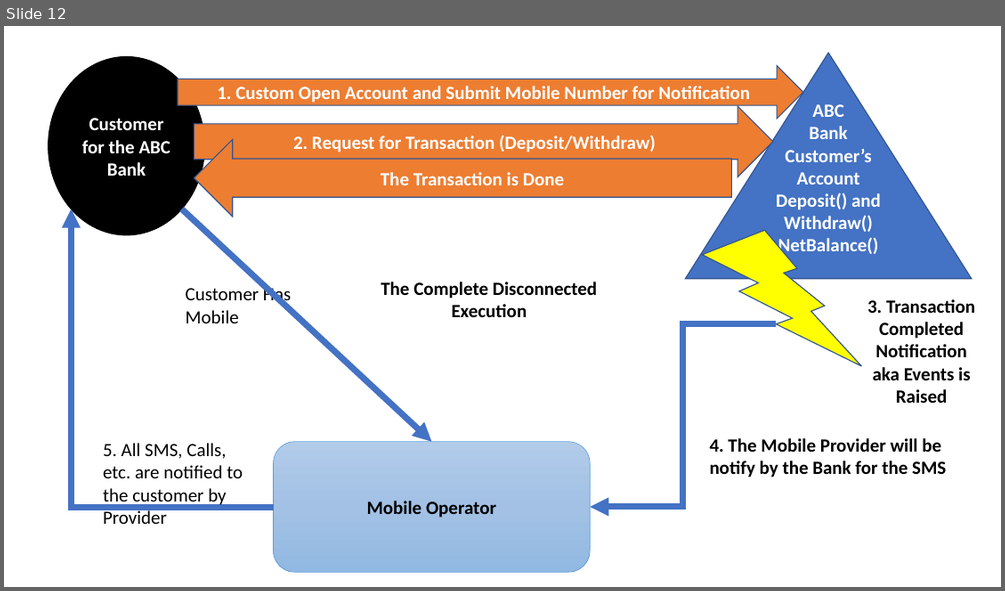
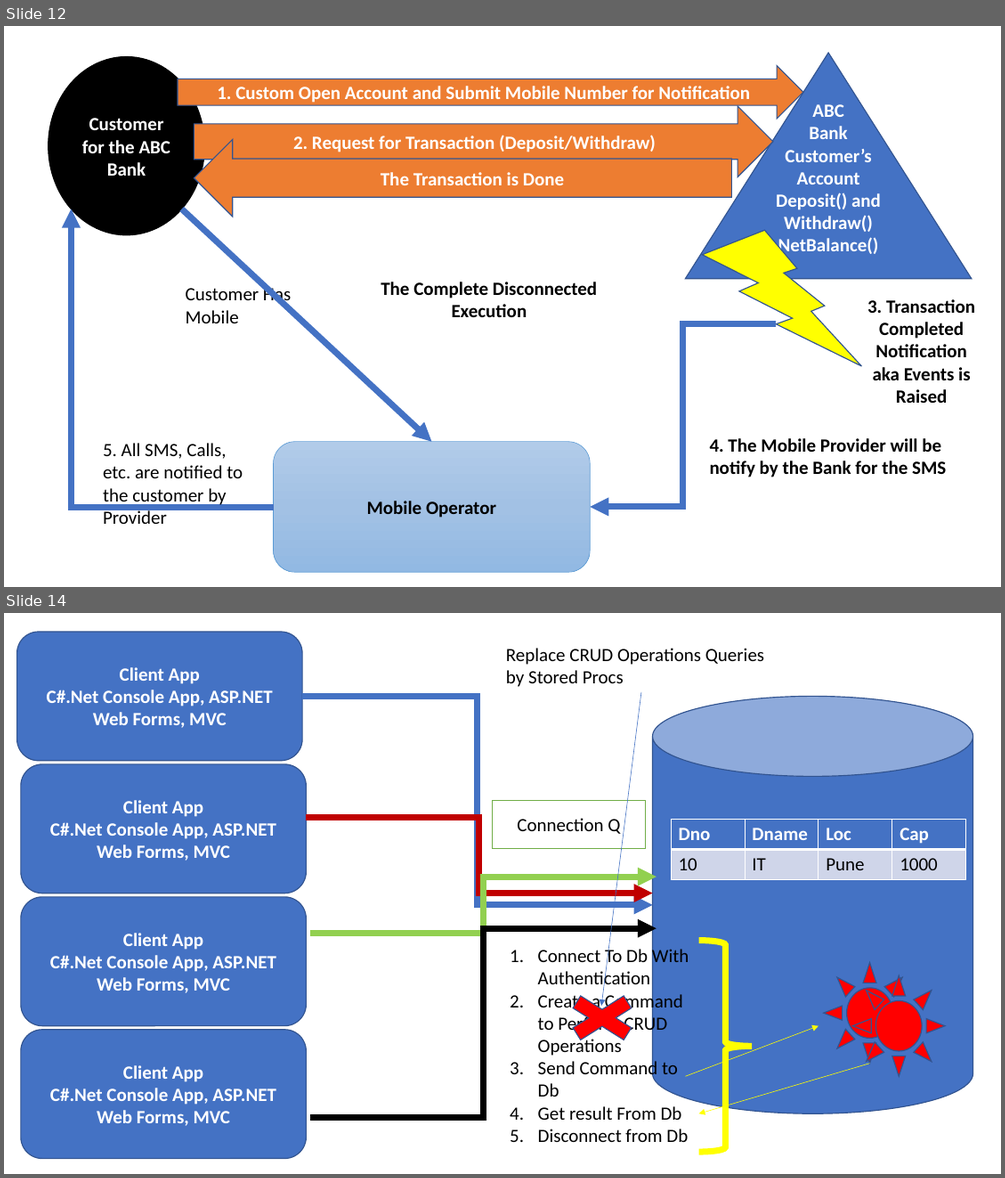
Before and after one commit to maheshsabnis/NetFrwk_Projects, a slide deck: Training-Images.pptx. Shown one above the other, each under a label of ours: slide 12 before the commit, slides 12 and 14 after it; the slides between them are not shown. The pictures are 1005x591 and 1005x1178 pixels, drawn with LibreOffice and Linux fonts; fonts in the diff are those of the drawing. Boxes give left, top, right and bottom in pixels: in the first picture for what was removed or moved away, otherwise in the second. Text is boxed around its words. In the diff, an @@ line names an element or a change of style, - is before the commit and + after.

```diff
--- a/Training-Images.pptx
+++ b/Training-Images.pptx
@@ slide 14 added at (4,613,1001,1174), background #FFFFFF @@
@@ rounded rectangle added at (16,632,302,761), fill #4472C4, outline #325491 1 pt, 18 pt, text #FFFFFF, bold @@
+Client App
+C#.Net Console App, ASP.NET Web Forms, MVC
@@ text added at (506,648,764,687), 18 pt, text #000000 @@
+Replace CRUD Operations Queries by Stored Procs
@@ arrow added from (641, 692) to (601, 1005), #4472C4 0.5 pt @@
@@ elbow arrow added from (302, 696) to (652, 905), #4472C4 6 pt @@
@@ cylinder added at (652,696,973,1113), fill #4472C4, outline #325491 1 pt @@
@@ rounded rectangle added at (20,764,306,892), fill #4472C4, outline #325491 1 pt, 18 pt, text #FFFFFF, bold @@
+Client App
+C#.Net Console App, ASP.NET Web Forms, MVC
@@ elbow arrow added from (306, 817) to (652, 892), #C00000 6 pt @@
@@ rectangle added at (493,801,646,849), fill #FFFFFF, outline #70AD47 1 pt, 18 pt, text #000000 @@
+Connection Q
@@ table added at (671,819,967,880), 2 rows, 4 columns @@
+Dno | Dname | Loc | Cap
+10 | IT | Pune | 1000
@@ elbow arrow added from (310, 933) to (656, 877), #92D050 6 pt @@
@@ rounded rectangle added at (20,897,306,1026), fill #4472C4, outline #325491 1 pt, 18 pt, text #FFFFFF, bold @@
+Client App
+C#.Net Console App, ASP.NET Web Forms, MVC
@@ elbow arrow added from (310, 1117) to (656, 929), #000000 6 pt @@
@@ text added at (538,947,689,1142), 18 pt, text #000000 @@
+1. Connect To Db With Authentication
+2. Create a Command to Perform CRUD Operations
+3. Send Command to Db
+4. Get result From Db
+5. Disconnect from Db
@@ right brace added at (699,941,752,1152), outline #FFFF00 6 pt @@
@@ sun added at (824,962,915,1063), fill #FF0000, outline #325491 1 pt @@
@@ sun added at (853,976,945,1077), fill #FF0000, outline #325491 1 pt @@
@@ cross added at (554,987,652,1048), fill #FF0000, outline #325491 1 pt @@
@@ rounded rectangle added at (20,1030,306,1159), fill #4472C4, outline #325491 1 pt, 18 pt, text #FFFFFF, bold @@
+Client App
+C#.Net Console App, ASP.NET Web Forms, MVC
@@ arrow added from (685, 1076) to (818, 1026), #FFFF00 0.5 pt @@
@@ arrow added from (870, 1063) to (699, 1113), #FFFF00 0.5 pt @@
```
Also in this commit, not shown: 1 slide changed, 7 other files.
